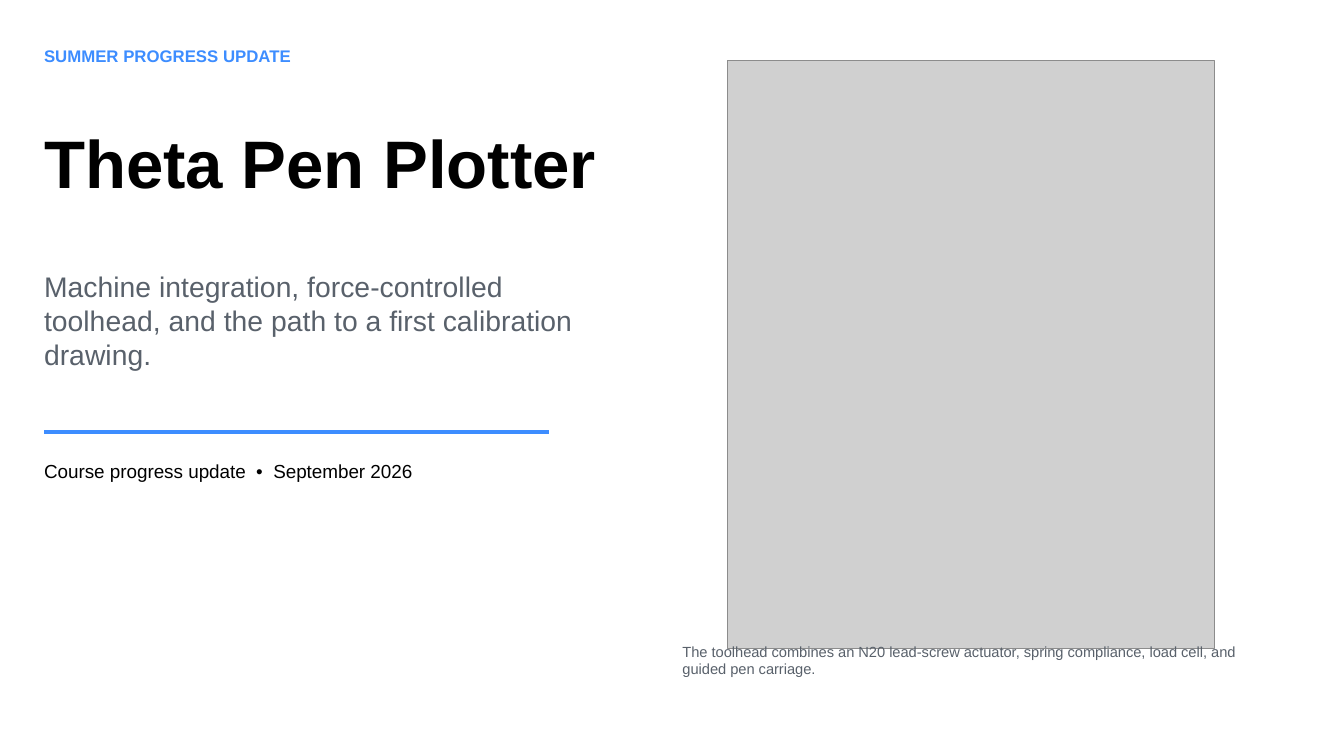
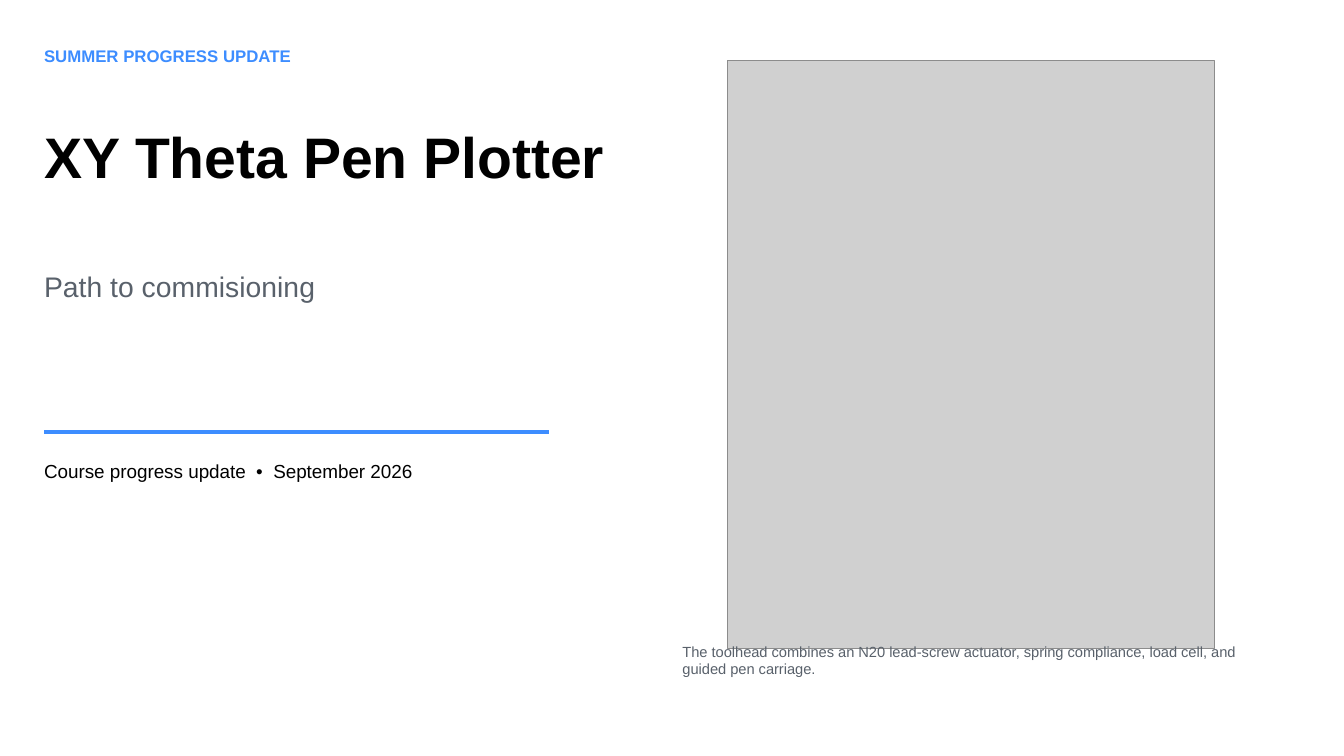
Before and after one commit to kevin-chase-claypool/converter, a slide deck: slide 1 of docs/report/Theta_Pen_Plotter_Summer_Progress_Update.pptx. Drawn at 1344x756 pixels with LibreOffice and Linux fonts; fonts in the diff are those of the drawing; grey boxes stand for pictures. Boxes give left, top, right and bottom in pixels: in the first picture for what was removed or moved away, otherwise in the second. Text is boxed around its words. In the diff, an @@ line names an element or a change of style, - is before the commit and + after.

```diff
--- a/docs/report/Theta_Pen_Plotter_Summer_Progress_Update.pptx
+++ b/docs/report/Theta_Pen_Plotter_Summer_Progress_Update.pptx
@@ text at (44,136,604,179): text changed; size 48 to 40.8 pt @@
-Theta Pen Plotter
+XY Theta Pen Plotter
@@ text at (44,276,315,303): text changed @@
-Machine integration, force-controlled toolhead, and the path to a first calibration drawing.
+Path to commisioning
```
Also in this commit, not shown: 1 other slide changed, 6 slides added, 7 other files.
